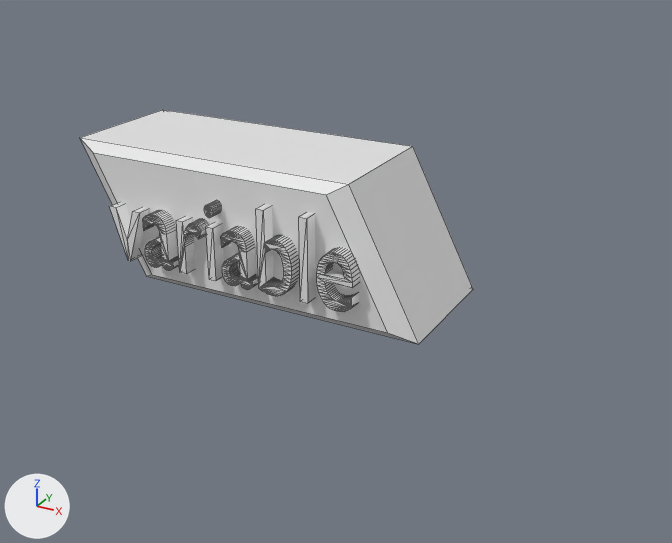
The FBX model EscapeTheVR/Assets/Meshes/variable.fbx: old version first, new version second.
Both versions are drawn from a camera (50 mm lens) standing at (3.11, -4.85, 3.1) and looking at (0.51, -0.12, 0.74). Arrows for +X, +Y and +Z are at lower left; the lights stay in place. Mesh edges are drawn as thin lines. Where no turn or scale is listed for an object, it has been applied to the vertices. Vertices at the same position are counted once.

Names of what the first picture shows: 'Text', 'Würfel'.
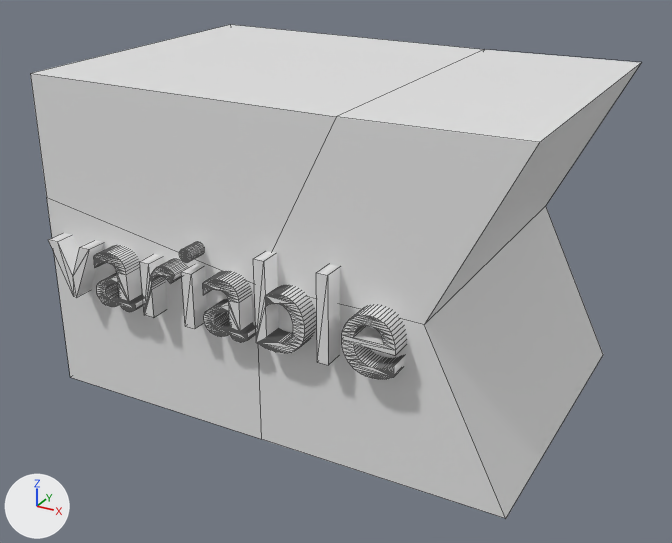
Where the newer file only moved an object's origin or applied its transform, the numbers keep the older frame.

Boxes [x1, y1, x2, y2] around the edits, measured in the pictures (672 x 543 px):
'Würfel.002', added
    after: [30, 25, 641, 518]
'Würfel', deleted
    before: [80, 110, 473, 344]
'Text', mesh rescaled (42% wider, 30% taller)
    before: [109, 200, 360, 312]
    after: [48, 233, 406, 379]

What changed in the scene script:
```text
Change me_text:
    where me_text.from_pydata(...)  # 1330 vertices, 1975 faces; spans x 0.0..1.77, y -0.08..0.08, z -0.01..0.53
    used by ob_text; location = (-0.888, -0.513, 0.733)
    me_text part 1: the whole mesh is scaled about its middle by (1.3, 1.59, 0.967), then moved by (0.26, -0.49, -0.04)
Add me_würfel_002:
    me_würfel_002.from_pydata([(-1.0, -1.0, -1.0), (-1.0, -1.0, 1.0), (-1.0, 1.0, -1.0), (-1.0, 1.0, 1.0), (2.0, -1.0, -1.0), (2.0, -1.0, 1.0), (2.0, 1.0, -1.0), (2.0, 1.0, 1.0), (-1.0, -1.0, 0.25), (-1.0, 1.0, 0.25), (1.5, 1.0, 0.0), (1.5, -1.0, 0.0), (0.5, 1.0, -1.0), (1.0, 1.0, 0.99), (0.5, -1.0, -1.0), (1.0, -1.0, 0.99), (0.5, -1.0, 0.0), (0.5, 1.0, 0.0)], [], [(8, 1, 3, 9), (17, 13, 7, 10), (10, 7, 5, 11), (16, 15, 1, 8), (12, 6, 4, 14), (13, 3, 1, 15), (14, 16, 8, 0), (6, 10, 11, 4), (12, 17, 10, 6), (0, 8, 9, 2), (2, 9, 17, 12), (4, 11, 16, 14), (7, 13, 15, 5), (2, 12, 14, 0), (11, 5, 15, 16), (9, 3, 13, 17)])
Remove ob_würfel:
    ob_würfel = bpy.data.objects.new('Würfel', me_würfel)
    ob_würfel.location = (0.0, 0.0, 1.001)
Add ob_würfel_002:
    ob_würfel_002 = bpy.data.objects.new('Würfel.002', me_würfel_002)
    ob_würfel_002.location = (0.0, 0.0, 0.998)
```
